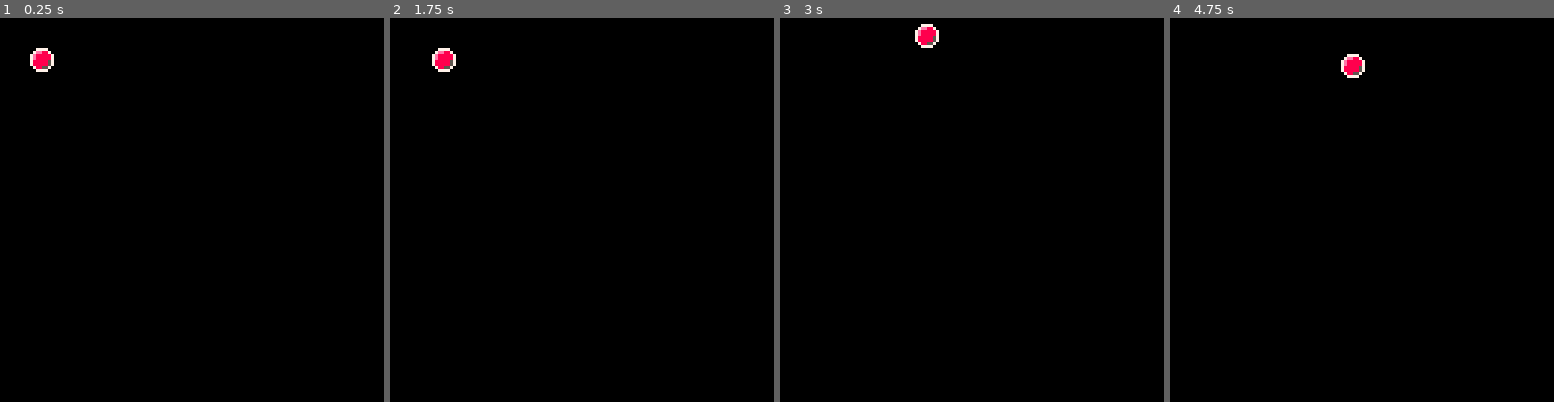
Above: before the commit, frames 1-4 (left to right).
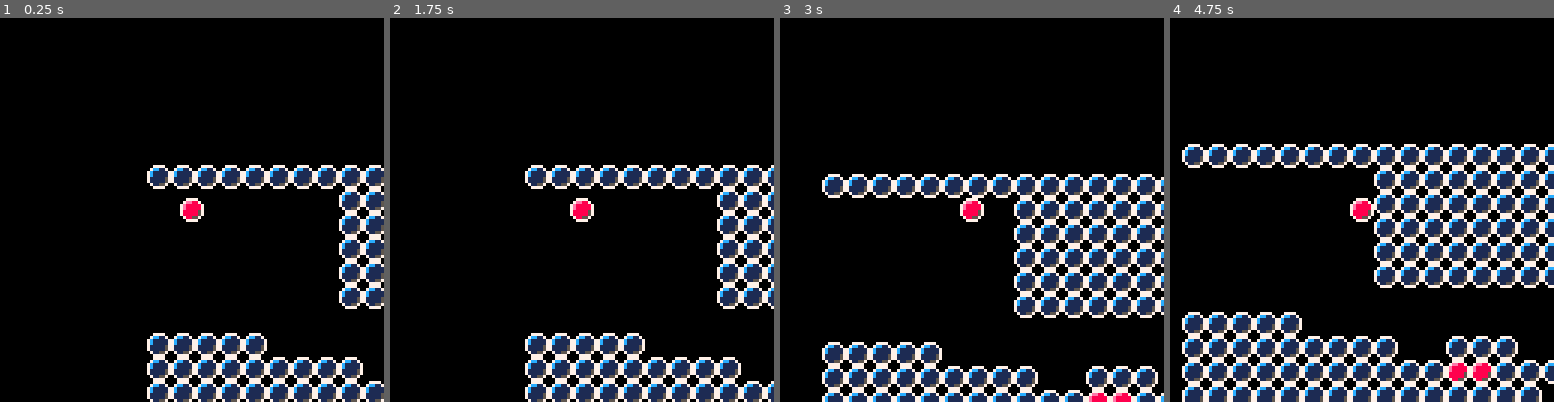
Above: after the commit, the same moments.

Repository: pocketninja/pico-8
Game: PICO-8 cartridge kb_move.p8
Same seed, same stepped clock (60 frames per second), same inputs: the game is played once before the commit and once after it.
Inputs:
- Up to frame 1 (0.25 s): no input
- Up to frame 2 (1.75 s): tap X (X key) at 0.33, 1.07 s; hold Right from 1.6 s (still down)
- Up to frame 3 (3 s): tap X (X key) at 1.85, 2.97 s; release Right at 2.1 s; hold Up 2.15-2.42 s; hold Right from 2.47 s (still down)
- Up to frame 4 (4.75 s): release Right at 3.03 s; hold Left 3.08-3.58 s; hold Down 3.63-3.97 s; hold Right 4.02-4.68 s; tap X (X key) at 4.08 s; hold Up from 4.73 s (still down)

The runs differ from the first frame. In frame 1, 14% of the frame differs, in the area x 7-100%, y 7-100%; in frame 2, 15%; in frame 3, 23%; in frame 4, 32%, in the area x 3-100%, y 9-100%.

Commit message:
* Revamp vec and rect code to match what is in the pico docs, it actually works! * Continue to iterate on the collision code.

Diff:
--- a/games/kb_move.lua
+++ b/games/kb_move.lua
@@ -1,8 +1,10 @@
 player = {
-    position = {
-        x = 10,
-        y = 10,
-    },
+    --position = vec(10, 10),
+    rect = rect:new({
+        position = vec:new({ x = 15, y = 15 }),
+        -- 1px smaller than actual sprite to allow for 1px gaps
+        w = 7, h = 7
+    }),
     speed = 1,
     speed_scale = 1,
     sprite = 1,
@@ -15,28 +17,50 @@
 function _update()
     cls()
     handle_input()
-    spr(player.sprite, player.position.x, player.position.y)
+    update_camera()
+
+    draw_player()
+    draw_map()
+end
+
+function update_camera()
+    camera(
+            player.rect.position.x - 64,
+            player.rect.position.y - 64
+    )
+end
+
+function draw_player()
+    local coord = player.rect:top_left()
+    spr(player.sprite, coord.x, coord.y)
+end
+
+function draw_map()
+    map(0, 0, 0, 0, 128, 128)
 end
 
 function handle_input()
+
+    shift = vec:new({ x = 0, y = 0 })
+
     if btn(⬅️)
     then
-        player.position.x -= player.speed
+        shift.x = -player.speed
     end
     if btn(➡️)
     then
-        player.position.x += player.speed
+        shift.x = player.speed
     end
     if btn(⬆️)
     then
-        player.position.y -= player.speed
+        shift.y = -player.speed
     end
     if btn(⬇️)
     then
-        player.position.y += player.speed
+        shift.y = player.speed
     end
 
-    -- when X is pressed, set speed to 2
+    -- when X is pressed, set speed to 3
     if btn(❎)
     then
         player.speed = 3
@@ -44,7 +68,47 @@
         player.speed = 1
     end
 
-    --clamp to screen size
-    player.position.x = mid(0, player.position.x, 128 - 8)
-    player.position.y = mid(0, player.position.y, 128 - 8)
+    shift_to_apply = vec:new();
+
+    -- speed is in pixels, so let's check each step of the player speed, it can be negative or positive
+    -- this is prob very inefficient, but it works
+
+    -- @TODO The following can end up with the player stuck in corners, need to fix! We probably need to look ahead in the
+    --       direction the player is moving, rather than x and y individually. Eg, X might pass all the checks, but Y
+    --       might not, which could result in the player being stuck in a corner.
+
+    for i = 1, abs(shift.x) do
+        -- flip the sign if the person is moving left
+        if (shift.x < 0)
+        then
+            i = -i
+        end
+
+        -- if colliding, break;
+        if rect_collides_with_map(player.rect:clone():move(vec:new({ x = i, y = 0 })), 1)
+        then
+            break
+        end
+
+        -- set the shift
+        shift_to_apply.x = i;
+    end
+
+    for i = 1, abs(shift.y) do
+        -- flip the sign if the person is moving up
+        if (shift.y < 0)
+        then
+            i = -i
+        end
+        -- if colliding, break...
+        if rect_collides_with_map(player.rect:clone():move(vec:new({ x = 0, y = i })), 1)
+        then
+            break
+        end
+
+        -- set the shift.
+        shift_to_apply.y = i;
+    end
+
+    player.rect.position = player.rect.position + shift_to_apply
 end
--- a/kb_move.p8
+++ b/kb_move.p8
@@ -2,13 +2,43 @@
 version 39
 __lua__
 
+#include lib/math.lua
+#include lib/physics.lua
 #include games/kb_move.lua
 __gfx__
-00000000007777000000000000000000000000000000000000000000000000000000000000000000000000000000000000000000000000000000000000000000
-0000000007ee88700000000000000000000000000000000000000000000000000000000000000000000000000000000000000000000000000000000000000000
-007007007e8888870000000000000000000000000000000000000000000000000000000000000000000000000000000000000000000000000000000000000000
-000770007e8888870000000000000000000000000000000000000000000000000000000000000000000000000000000000000000000000000000000000000000
-00077000788888570000000000000000000000000000000000000000000000000000000000000000000000000000000000000000000000000000000000000000
-00700700788888570000000000000000000000000000000000000000000000000000000000000000000000000000000000000000000000000000000000000000
-00000000078855700000000000000000000000000000000000000000000000000000000000000000000000000000000000000000000000000000000000000000
-00000000007777000000000000000000000000000000000000000000000000000000000000000000000000000000000000000000000000000000000000000000
+00000000007777000077770000000000000000000000000000000000000000000000000000000000000000000000000000000000000000000000000000000000
+0000000007ee887007cc117000000000000000000000000000000000000000000000000000000000000000000000000000000000000000000000000000000000
+007007007e8888877c11111700000000000000000000000000000000000000000000000000000000000000000000000000000000000000000000000000000000
+000770007e8888877c11111700000000000000000000000000000000000000000000000000000000000000000000000000000000000000000000000000000000
+00077000788888577111115700000000000000000000000000000000000000000000000000000000000000000000000000000000000000000000000000000000
+00700700788888577111115700000000000000000000000000000000000000000000000000000000000000000000000000000000000000000000000000000000
+00000000078855700711557000000000000000000000000000000000000000000000000000000000000000000000000000000000000000000000000000000000
+00000000007777000077770000000000000000000000000000000000000000000000000000000000000000000000000000000000000000000000000000000000
+__gff__
+0000020000000000000000000000000000000000000000000000000000000000000000000000000000000000000000000000000000000000000000000000000000000000000000000000000000000000000000000000000000000000000000000000000000000000000000000000000000000000000000000000000000000000
+0000000000000000000000000000000000000000000000000000000000000000000000000000000000000000000000000000000000000000000000000000000000000000000000000000000000000000000000000000000000000000000000000000000000000000000000000000000000000000000000000000000000000000
+__map__
+0202020202020202020202020202020202020200000000000000000000000000000000000000000000000000000000000000000000000000000000000000000000000000000000000000000000000000000000000000000000000000000000000000000000000000000000000000000000000000000000000000000000000000
+0000000000000000020202020202020202020200000000000000000000000000000000000000000000000000000000000000000000000000000000000000000000000000000000000000000000000000000000000000000000000000000000000000000000000000000000000000000000000000000000000000000000000000
+0000000000000000020202020202020202020000000002020202000000000000000000000000000000000000000000000000000000000000000000000000000000000000000000000000000000000000000000000000000000000000000000000000000000000000000000000000000000000000000000000000000000000000
+0000000000000000020202020202020202020000000002000002000000000000000000000000000000000000000000000000000000000000000000000000000000000000000000000000000000000000000000000000000000000000000000000000000000000000000000000000000000000000000000000000000000000000
+0000000000000000020202020202020202000200000002020202000000000000000000000000000000000000000000000000000000000000000000000000000000000000000000000000000000000000000000000000000000000000000000000000000000000000000000000000000000000000000000000000000000000000
+0000000000000000020202020202020202000200000000000202020000020202020000000000000000000000000000000000000000000000000000000000000000000000000000000000000000000000000000000000000000000000000000000000000000000000000000000000000000000000000000000000000000000000
+0000000000000000000000000000000000000200000000000200020000020101020000000000000000000000000000000000000000000000000000000000000000000000000000000000000000000000000000000000000000000000000000000000000000000000000000000000000000000000000000000000000000000000
+0202020202000000000000000000000000000200000000000200020000020101020000000000000000000000000000000000000000000000000000000000000000000000000000000000000000000000000000000000000000000000000000000000000000000000000000000000000000000000000000000000000000000000
+0202020202020202020000020202000000000002000000020202020200020101020000000000000000000000000000000000000000000000000000000000000000000000000000000000000000000000000000000000000000000000000000000000000000000000000000000000000000000000000000000000000000000000
+0202020202020202020202010102020200000002000000020200020200020101020000000000000000000000000000000000000000000000000000000000000000000000000000000000000000000000000000000000000000000000000000000000000000000000000000000000000000000000000000000000000000000000
+0202020202020202020202020202020000020002000000020200020200020101020000000000000000000000000000000000000000000000000000000000000000000000000000000000000000000000000000000000000000000000000000000000000000000000000000000000000000000000000000000000000000000000
+0202020202020202020202020202020202020002000000020200020200020202020000000000000000000000000000000000000000000000000000000000000000000000000000000000000000000000000000000000000000000000000000000000000000000000000000000000000000000000000000000000000000000000
+0202020202020202020202020200020101020000020000020202020200000000000000000000000000000000000000000000000000000000000000000000000000000000000000000000000000000000000000000000000000000000000000000000000000000000000000000000000000000000000000000000000000000000
+0101010101010101010101010200020102020200020000020101010200000000000000000000000000000000000000000000000000000000000000000000000000000000000000000000000000000000000000000000000000000000000000000000000000000000000000000000000000000000000000000000000000000000
+0101010101010101010101010200020102020200020000020101010200000000000000000000000000000000000000000000000000000000000000000000000000000000000000000000000000000000000000000000000000000000000000000000000000000000000000000000000000000000000000000000000000000000
+0101010101010101010101010200020202020200020000020101010200000000000000000000000000000000000000000000000000000000000000000000000000000000000000000000000000000000000000000000000000000000000000000000000000000000000000000000000000000000000000000000000000000000
+0101010101010101010101010200000002000200000200020101010200000000000000000000000000000000000000000000000000000000000000000000000000000000000000000000000000000000000000000000000000000000000000000000000000000000000000000000000000000000000000000000000000000000
+0101010101010101010101010202020202000200000200020101010200000000000000000000000000000000000000000000000000000000000000000000000000000000000000000000000000000000000000000000000000000000000000000000000000000000000000000000000000000000000000000000000000000000
+0101010101010101010101010202010102000200000000020101010200000000000000000000000000000000000000000000000000000000000000000000000000000000000000000000000000000000000000000000000000000000000000000000000000000000000000000000000000000000000000000000000000000000
+0101010101010101010101010202010102020200000000020101010200000000000000000000000000000000000000000000000000000000000000000000000000000000000000000000000000000000000000000000000000000000000000000000000000000000000000000000000000000000000000000000000000000000
+0202020202020202020202020202010102000000000000020202020200000000000000000000000000000000000000000000000000000000000000000000000000000000000000000000000000000000000000000000000000000000000000000000000000000000000000000000000000000000000000000000000000000000
+0000000000000000000000000002010102000000000000000000000000000000000000000000000000000000000000000000000000000000000000000000000000000000000000000000000000000000000000000000000000000000000000000000000000000000000000000000000000000000000000000000000000000000
+0000000000000000000000000002010102000000000000000000000000000000000000000000000000000000000000000000000000000000000000000000000000000000000000000000000000000000000000000000000000000000000000000000000000000000000000000000000000000000000000000000000000000000
+0000000000000000000000000002020202000000000000000000000000000000000000000000000000000000000000000000000000000000000000000000000000000000000000000000000000000000000000000000000000000000000000000000000000000000000000000000000000000000000000000000000000000000
--- /dev/null
+++ b/lib/math.lua
@@ -0,0 +1,181 @@
+vec = {
+    x = 0, y = 0,
+
+    __add = function(a, b)
+        return vec:new({ x = a.x + b.x, y = a.y + b.y })
+    end,
+
+    __sub = function(a, b)
+        return vec:new({ x = a.x - b.x, y = a.y - b.y })
+    end,
+
+    __mul = function(a, b)
+        return vec:new({ x = a.x * b, y = a.y * b })
+    end,
+
+    __div = function(a, b)
+        return vec:new({ x = a.x / b, y = a.y / b })
+    end,
+
+    __unm = function(a)
+        return vec:new({ x = -a.x, y = -a.y })
+    end,
+
+    __eq = function(a, b)
+        return a.x == b.x and a.y == b.y
+    end,
+
+    __tostring = function(a)
+        return "vec: " .. a.x .. ", " .. a.y
+    end,
+}
+
+-- make a 2d vector
+function vec:new(o)
+    o = o or {}
+    setmetatable(o, self)
+    self.__index = self;
+    return o
+end
+
+function vec:dot(b)
+    return self.x * b.x + self.y * b.y
+end
+
+function vec:cross(b)
+    return self.x * b.y - self.y * b.x
+end
+
+function vec:length()
+    return sqrt(self.x * self.x + self.y * self.y)
+end
+
+function vec:normalize()
+    local len = self:length()
+    return vec:new({ x = self.x / len, y = self.y / len })
+end
+
+function vec:rotate(angle)
+    local c = cos(angle)
+    local s = sin(angle)
+    return vec:new({ x = self.x * c - self.y * s, y = self.x * s + self.y * c })
+end
+
+function vec:angle()
+    return atan2(self.y, self.x)
+end
+
+function vec:clamp(min, max)
+    return vec:new({
+        x = mid(min.x, self.x, max.x),
+        y = mid(min.y, self.y, max.y)
+    })
+end
+
+function vec:map_cell()
+    return vec:new({
+        x = flr(self.x / 8),
+        y = flr(self.y / 8)
+    })
+end
+
+function vec:clone()
+    return vec:new({ x = self.x, y = self.y })
+end
+
+rect = {
+    position,
+    w,
+    h,
+
+    __tostring = function(a)
+        return "rect: " .. a.position.x .. ", " .. a.position.y .. ", " .. a.w .. ", " .. a.h
+    end,
+}
+
+function rect:new(o)
+    o = o or {}
+    o.position = o.position or vec:new()
+    o.w = o.w or 0
+    o.h = o.h or 0
+    r = setmetatable(o, self)
+    self.__index = self;
+    return r
+end
+
+function rect:left()
+    return self.position.x - self.w / 2
+end
+
+function rect:right()
+    return self.position.x + self.w / 2
+end
+
+function rect:top()
+    return self.position.y - self.h / 2
+end
+
+function rect:bottom()
+    return self.position.y + self.h / 2
+end
+
+function rect:top_left()
+    return vec:new({ x = self:left(), y = self:top() })
+end
+
+function rect:top_right()
+    return vec:new({ x = self:right(), y = self:top() })
+end
+
+function rect:bottom_left()
+    return vec:new({ x = self:left(), y = self:bottom() })
+end
+
+function rect:bottom_right()
+    return vec:new({ x = self:right(), y = self:bottom() })
+end
+
+function rect:contains(v)
+    return self:left() <= v.x and
+            v.x <= self:right() and
+            self:top() <= v.y and
+            v.y <= self:bottom()
+end
+
+function rect:intersects(r)
+    return self:left() < r:right() and
+            r:left() < self:right() and
+            self:top() < r:bottom() and
+            r:top() < self:bottom()
+end
+
+function rect:clamp(v)
+    return vec:new({
+        x = mid(self:left(), v.x, self:right()),
+        y = mid(self:top(), v.y, self:bottom())
+    })
+end
+
+function rect:clamp_rect(r)
+    return rect:new {
+        position = self:clamp(r.position),
+        w = r.w,
+        h = r.h
+    }
+end
+
+function rect:move(v)
+    return rect:new {
+        position = self.position + v,
+        w = self.w,
+        h = self.h
+    }
+end
+
+function rect:clone()
+    return rect:new {
+        position = self.position:clone(),
+        w = self.w,
+        h = self.h
+    }
+end
--- /dev/null
+++ b/lib/physics.lua
@@ -0,0 +1,21 @@
+function rect_collides_with_map(r, flag)
+    local tl_cell = r:top_left():map_cell()
+    local tr_cell = r:top_right():map_cell()
+    local bl_cell = r:bottom_left():map_cell()
+    local br_cell = r:bottom_right():map_cell()
+
+    local tl = mget(tl_cell.x, tl_cell.y)
+    local tr = mget(tr_cell.x, tr_cell.y)
+    local bl = mget(bl_cell.x, bl_cell.y)
+    local br = mget(br_cell.x, br_cell.y)
+
+    local tl_flag = fget(tl, flag)
+    local tr_flag = fget(tr, flag)
+    local bl_flag = fget(bl, flag)
+    local br_flag = fget(br, flag)
+
+    result = tl_flag or tr_flag or bl_flag or br_flag
+
+    return result
+
+end
